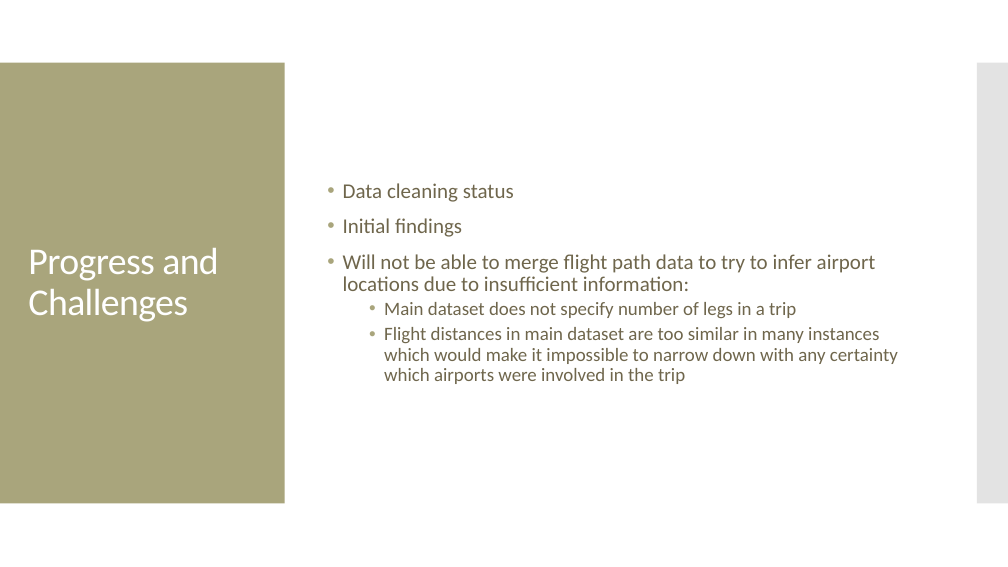
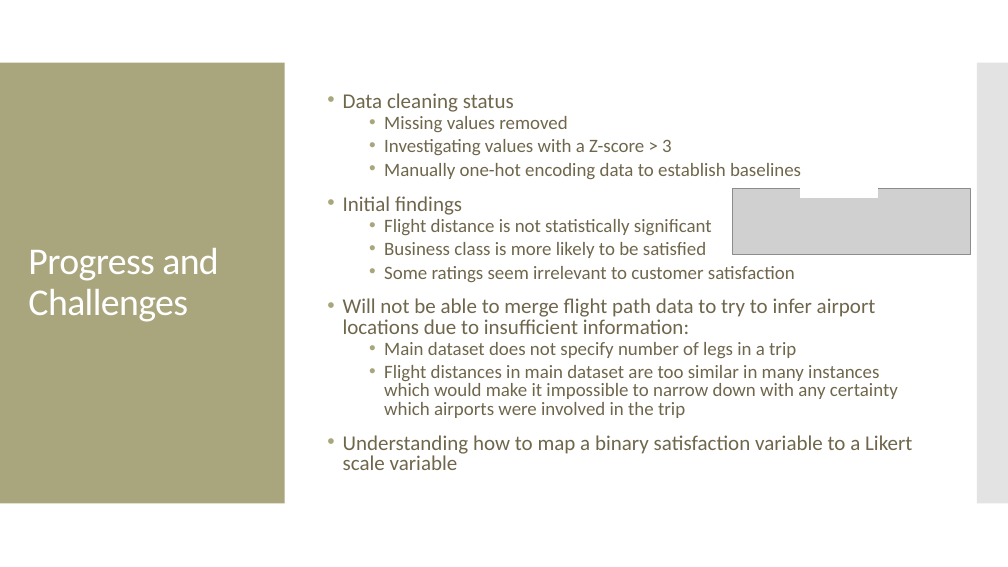
Before and after one commit to MGT-6203-Summer-2023-Edx/Team-6, a slide deck: slide 6 of Project Proposal/Team_6_Prop_Vid_Slides.pptx (slide 4 before the commit). Drawn at 1008x567 pixels with LibreOffice and Linux fonts; fonts in the diff are those of the drawing; grey boxes stand for pictures. Boxes give left, top, right and bottom in pixels: in the first picture for what was removed or moved away, otherwise in the second. Text is boxed around its words. In the diff, an @@ line names an element or a change of style, - is before the commit and + after.

```diff
--- a/Project Proposal/Team_6_Prop_Vid_Slides.pptx
+++ b/Project Proposal/Team_6_Prop_Vid_Slides.pptx
@@ text at bbox=[343, 93, 898, 418]: line spacing 0.9 to 0.8 @@
@@ text at bbox=[384, 116, 801, 179]: paragraphs added @@
+  • Missing values removed
+  • Investigating values with a Z-score > 3
+  • Manually one-hot encoding data to establish baselines
@@ picture added at bbox=[733, 188, 970, 254] @@
@@ rectangle added at bbox=[801, 181, 878, 197], fill #FFFFFF, outline #FFFFFF 0.85 pt @@
@@ text at bbox=[384, 219, 795, 282]: paragraphs added @@
+  • Flight distance is not statistically significant
+  • Business class is more likely to be satisfied
+  • Some ratings seem irrelevant to customer satisfaction
@@ text at bbox=[343, 435, 912, 470]: paragraph added @@
+• Understanding how to map a binary satisfaction variable to a Likert scale variable
```
Also in this commit, not shown: 5 other slides changed, 4 slides added.
